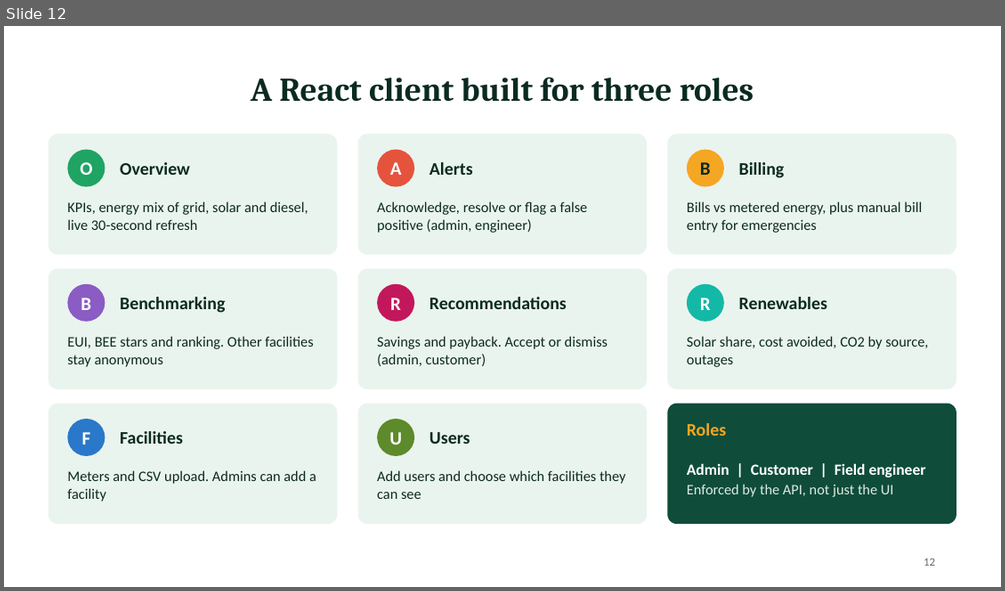
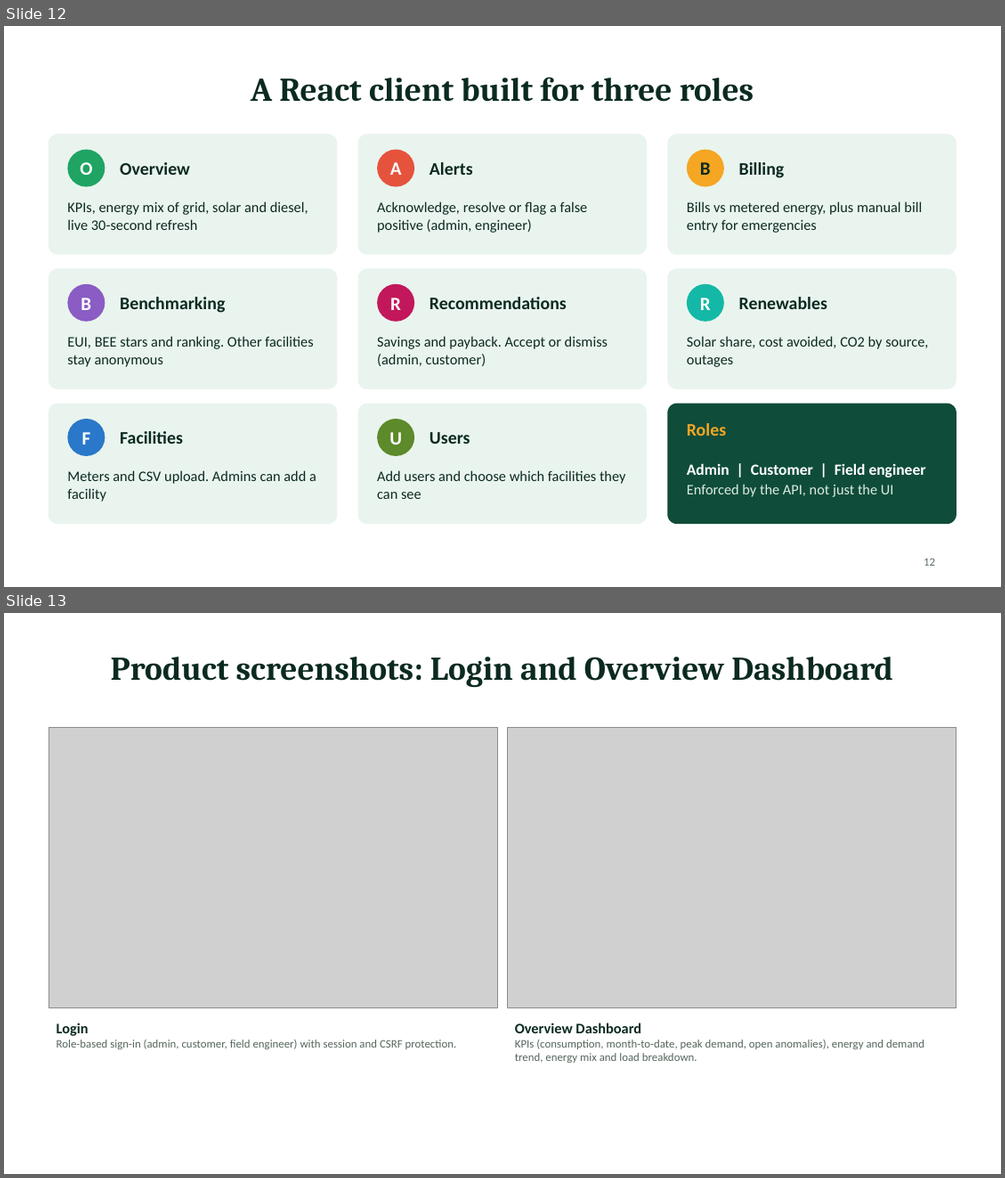
Before and after one commit to Priyanshu2068/mca2-fsdpython-greengrid, a slide deck: docs/GreenGrid_Presentation_v3.pptx. Shown one above the other, each under a label of ours: slide 12 before the commit, slides 12 and 13 after it. The pictures are 1005x591 and 1005x1178 pixels, drawn with LibreOffice and Linux fonts; fonts in the diff are those of the drawing; grey boxes stand for pictures. Boxes give left, top, right and bottom in pixels: in the first picture for what was removed or moved away, otherwise in the second. Text is boxed around its words. In the diff, an @@ line names an element or a change of style, - is before the commit and + after.

Commit message:
docs: add application screenshots to project document and presentation

```diff
--- a/docs/GreenGrid_Presentation_v3.pptx
+++ b/docs/GreenGrid_Presentation_v3.pptx
@@ slide 13 added at (4, 613, 1001, 1174), background #FFFFFF @@
@@ title added at (111, 657, 893, 688), 32 pt, text #0B2A21, bold @@
+Product screenshots: Login and Overview Dashboard
@@ picture added at (48, 728, 498, 1008) @@
@@ picture added at (507, 728, 956, 1008) @@
@@ text added at (57, 1022, 457, 1049), 11 pt, text #55665C @@
+Login
+Role-based sign-in (admin, customer, field engineer) with session and CSRF protection.
@@ text added at (515, 1022, 924, 1062), 11 pt, text #55665C @@
+Overview Dashboard
+KPIs (consumption, month-to-date, peak demand, open anomalies), energy and demand trend, energy mix and load breakdown.
```
Also in this commit, not shown: 3 other slides added, 3 other files.
